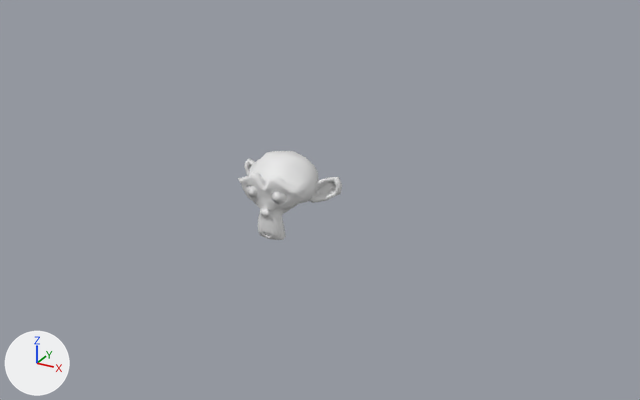
A saved change to the glTF model suzanne.glb.
Both versions are drawn from a 50 mm camera at (10.25, -16.74, 8.41) aimed at (0.51, 0.97, -0.45). The lights are fixed; the arrows at lower left show +X, +Y and +Z. Where no turn or scale is listed for an object, it has been applied to the vertices.

The older version as bpy lines, for what is in view:
```python
me_suzanne = bpy.data.meshes.new('Suzanne')
me_suzanne.from_pydata(...)  # 505 vertices, 968 faces; spans x -1.37..1.37, y -0.85..0.85, z -0.98..0.98
ob_suzanne = bpy.data.objects.new('Suzanne', me_suzanne)
ob_suzanne.location = (0.0, 0.0, 0.0)
```
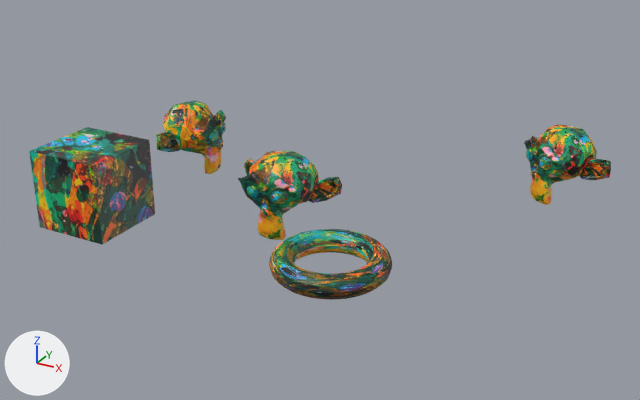
The newer file is also turned or shifted as a whole; pictures and numbers use the older file's frame.

Changed parts and their boxes [x1, y1, x2, y2] in the pictures (640 x 400 px):
'Cube', added
    after: [29, 127, 155, 245]
'Torus', added
    after: [269, 229, 392, 300]
'Suzanne', recoloured
    both: [238, 151, 342, 240]
'Suzanne.002', added
    after: [524, 124, 611, 205]
'Suzanne.001', added
    after: [156, 101, 226, 174]

The change, as a diff of the scene's bpy script:
```diff
--- a/suzanne.glb.py
+++ b/suzanne.glb.py
@@ img_texture_1_compresonator @@
+img_texture_1_compresonator = load_image('Texture_1_compresonator', '_unpacked/Texture_1_compresonator', 512, 512, 'sRGB')
@@ mat_material_001 @@
+mat_material_001 = principled_material('Material.001')
+mat_material_001.texture = img_texture_1_compresonator
@@ me_suzanne @@
 me_suzanne.from_pydata(...)  # 505 vertices, 968 faces; spans x -1.37..1.37, y -0.85..0.85, z -0.98..0.98
+me_suzanne.materials.append(mat_material_001)  # picture img_texture_1_compresonator
@@ me_suzanne_002 @@
+me_suzanne_002.from_pydata(...)  # 505 vertices, 968 faces; spans x -1.04..1.35, y -1.02..1.29, z -0.98..0.98
+me_suzanne_002.materials.append(mat_material_001)  # picture img_texture_1_compresonator
@@ me_suzanne_001 @@
+me_suzanne_001.from_pydata(...)  # 505 vertices, 968 faces; spans x -0.84..0.89, y -1.45..1.21, z -0.98..0.98
+me_suzanne_001.materials.append(mat_material_001)  # picture img_texture_1_compresonator
@@ me_torus @@
+me_torus.from_pydata(...)  # a torus around z (ring radius 1.0, tube radius 0.25) spanning x -1.25..1.25, y -1.25..1.25, z -0.25..0.25
+me_torus.materials.append(mat_material_001)  # picture img_texture_1_compresonator
@@ me_cube @@
+me_cube.from_pydata(...)  # a box spanning x -1.0..1.0, y -1.0..1.0, z -1.0..1.0
+me_cube.materials.append(mat_material_001)  # picture img_texture_1_compresonator
@@ ob_suzanne_002 @@
+ob_suzanne_002 = bpy.data.objects.new('Suzanne.002', me_suzanne_002)
+ob_suzanne_002.location = (5.37, 5.13, 0.0)
@@ ob_suzanne_001 @@
+ob_suzanne_001 = bpy.data.objects.new('Suzanne.001', me_suzanne_001)
+ob_suzanne_001.location = (-4.22, 2.23, 0.0)
@@ ob_torus @@
+ob_torus = bpy.data.objects.new('Torus', me_torus)
+ob_torus.location = (2.72, -2.59, 0.0)
@@ ob_cube @@
+ob_cube = bpy.data.objects.new('Cube', me_cube)
+ob_cube.location = (-4.35, -1.72, 0.0)
```
